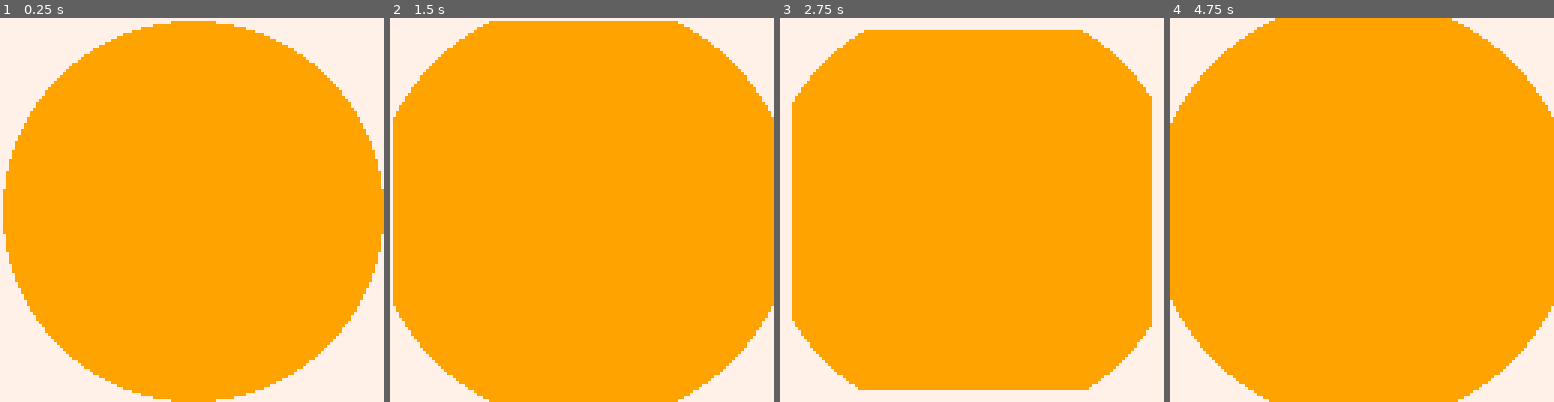
Above: before the commit, frames 1-4 (left to right).
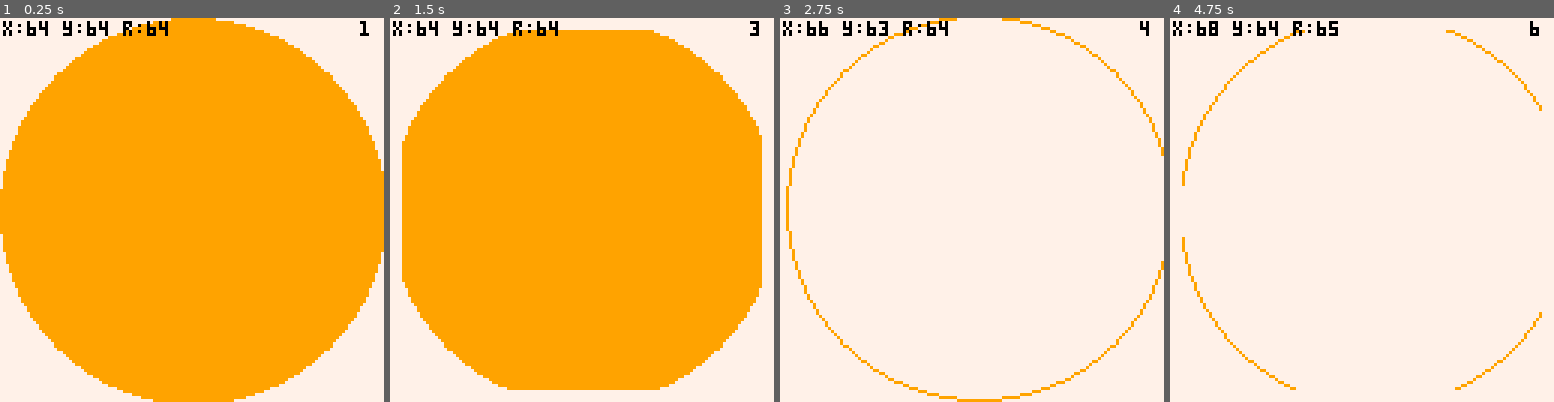
Above: after the commit, the same moments.

Repository: 0xcafed00d/tac08
Game: PICO-8 cartridge tests/geomtest.p8
The game is run twice, just before and just after one commit, with the same random seed, the same clock (stepped at 60 frames per second) and the same inputs.
Inputs:
- Up to frame 1 (0.25 s): no input
- Up to frame 2 (1.5 s): tap X (X key) at 0.33, 1.07 s; tap O (Z key) at 0.7 s
- Up to frame 3 (2.75 s): hold Right 1.6-2.1 s; tap O (Z key) at 1.7, 2.1, 2.5 s; tap X (X key) at 1.85 s; hold Up 2.15-2.42 s; hold Right from 2.47 s (still down)
- Up to frame 4 (4.75 s): tap O (Z key) every 0.4 s from 2.9 to 4.5 s; tap X (X key) at 2.97, 4.08 s; release Right at 3.03 s; hold Left 3.08-3.58 s; hold Down 3.63-3.97 s; hold Right 4.02-4.68 s; hold Up from 4.73 s (still down)

The runs differ from the first frame. In frame 1, 2.9% of the frame differs, in the area x 0-100%, y 0-100%; in frame 2, 12%; in frame 3, 82%; in frame 4, 88%.

Commit message:
circle drawing fixes

Diff:
--- a/tests/geomtest.p8
+++ b/tests/geomtest.p8
@@ -1,16 +1,15 @@
 pico-8 cartridge // http://www.pico-8.com
 version 16
 __lua__
+
+tests = {}
 function _init()
-	tests = {
-		test1,
-		test2,
-		test3,
-		test4
-	}
-
 	current_test = 1
 end
+
+x = 64
+y = 64
+r = 64
 
 function _update()
 	if btnp(❎) then
@@ -19,6 +18,28 @@
 			current_test = 1
 		end
 	end
+
+	if btnp(0) then
+		if btn(4) then
+			r -= 1
+		else
+			x -= 1
+		end
+	end
+	if btnp(1) then
+		if btn(4) then
+			r += 1
+		else
+			x += 1
+		end
+	end
+	if btnp(2) then
+		y -= 1
+	end
+	if btnp(3) then
+		y += 1
+	end
+
 end
 
 function _draw()
@@ -26,28 +47,57 @@
 	clip()
 	pal()
 	tests[current_test]()
+	print (current_test, 120, 1, 0)
 end
 
-
-function test1()
-	cls(7)
-	circfill(64, 64, 63, 9)
+function draw_circ()
+	circfill(x, y, r, 9)
+	clip()
+	print ("x:"..x.." y:"..y.." r:"..r, 1,1,0);
 end
 
-function test2()
-	cls(7)
-	circfill(64, 64, 70, 9)
+function draw_circl()
+	circ(x, y, r, 9)
+	clip()
+	print ("x:"..x.." y:"..y.." r:"..r, 1,1,0);
 end
 
-function test3()
+add(tests, function ()
+	cls(7)
+	draw_circ()
+end)
+
+add(tests,
+function()
 	cls(7)
 	clip(1,1,127,127)
-	circfill(64, 64, 70, 9)
-end
+	draw_circ()
+end)
 
 
-function test4()
+add(tests,
+function()
 	cls(7)
 	clip(4,4,120,120)
-	circfill(64, 64, 70, 9)
-end
+	draw_circ()
+end)
+
+add(tests, function ()
+	cls(7)
+	draw_circl()
+end)
+
+add(tests,
+function()
+	cls(7)
+	clip(1,1,127,127)
+	draw_circl()
+end)
+
+
+add(tests,
+function()
+	cls(7)
+	clip(4,4,120,120)
+	draw_circl()
+end)
Not shown, changed: src/pico_core.cpp
